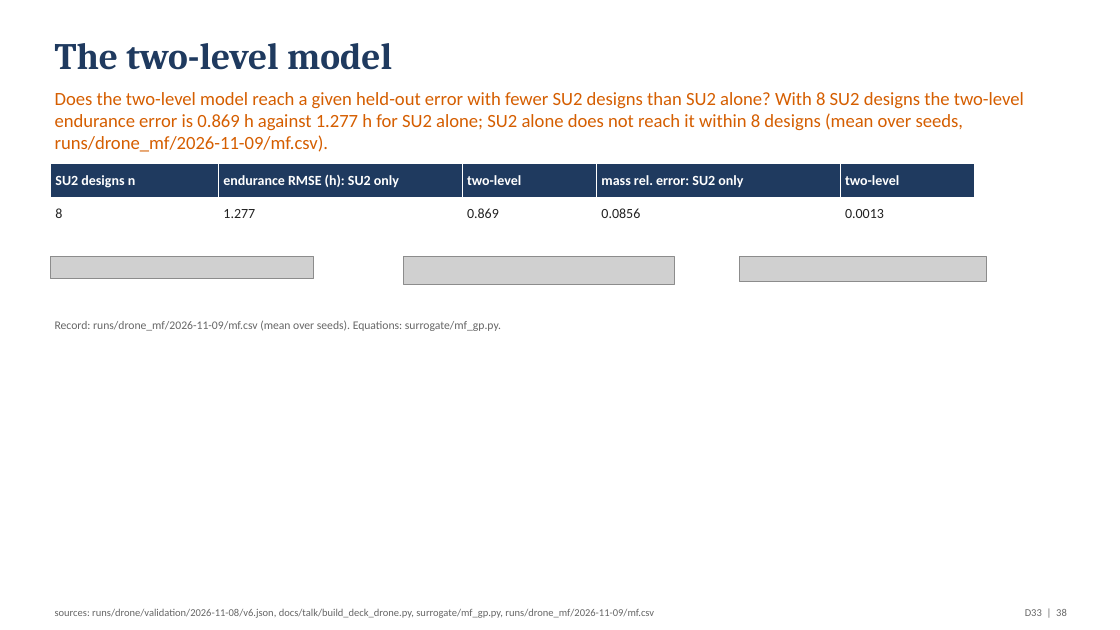
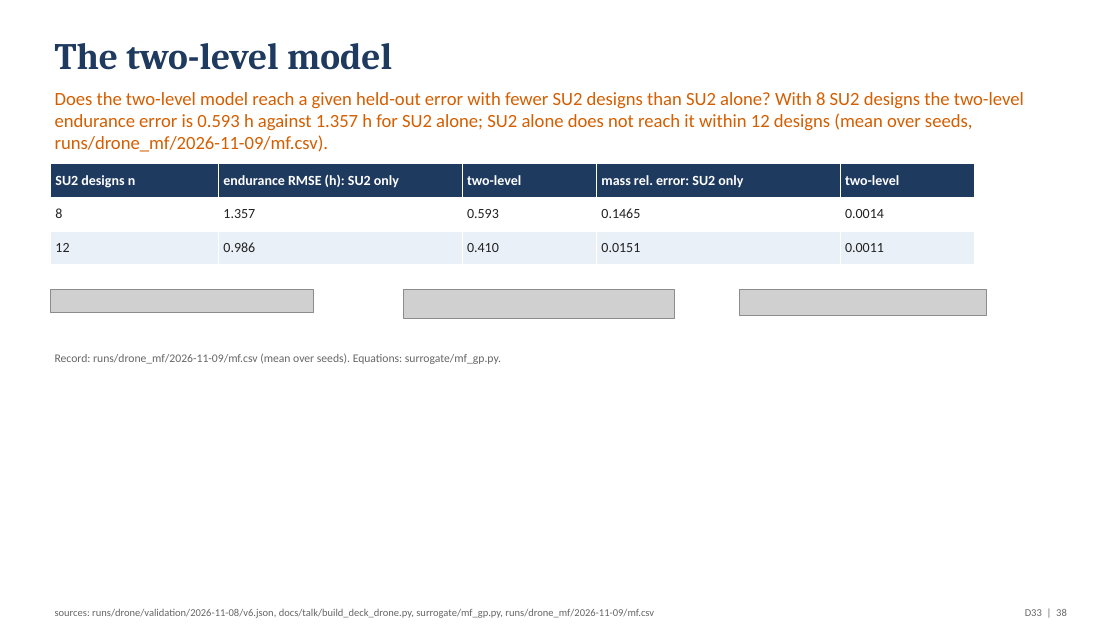
Before and after one commit to emarinhoss/ai-engineering, a slide deck: slide 38 of docs/talk/deck_drone.pptx. Drawn at 1120x630 pixels with LibreOffice and Linux fonts; fonts in the diff are those of the drawing; grey boxes stand for pictures. Boxes give left, top, right and bottom in pixels: in the first picture for what was removed or moved away, otherwise in the second. Text is boxed around its words. In the diff, an @@ line names an element or a change of style, - is before the commit and + after.

```diff
--- a/docs/talk/deck_drone.pptx
+++ b/docs/talk/deck_drone.pptx
@@ text at (x1=55, y1=92, x2=1024, y2=152): text changed @@
-Does the two-level model reach a given held-out error with fewer SU2 designs than SU2 alone? With 8 SU2 designs the two-level endurance error is 0.869 h against 1.277 h for SU2 alone; SU2 alone does not reach it within 8 designs (mean over seeds, runs/drone_mf/2026-11-09/mf.csv).
+Does the two-level model reach a given held-out error with fewer SU2 designs than SU2 alone? With 8 SU2 designs the two-level endurance error is 0.593 h against 1.357 h for SU2 alone; SU2 alone does not reach it within 12 designs (mean over seeds, runs/drone_mf/2026-11-09/mf.csv).
@@ table at (x1=50, y1=164, x2=975, y2=265) @@
-row 2: 8 | 1.277 | 0.869 | 0.0856 | 0.0013
+row 2: 8 | 1.357 | 0.593 | 0.1465 | 0.0014
+row 3: 12 | 0.986 | 0.410 | 0.0151 | 0.0011
@@ 3 pictures, 1 text moved together from (x1=50, y1=256, x2=986, y2=331) to (x1=50, y1=290, x2=986, y2=364) @@
```
Also in this commit, not shown: 8 other slides changed, 5 other files.
